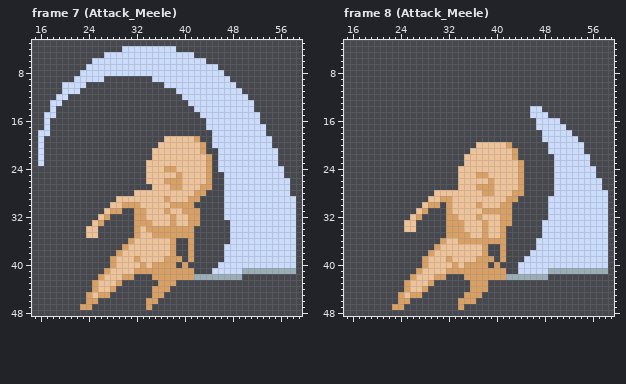
Pixel-art file: RawResource/projectRoom/base_female.aseprite. The picture above was drawn from the file before the commit.
64x64 pixels, 10 frames. Shown: frame 7 (Attack_Meele): x 15..59, y 3..48; frame 8 (Attack_Meele): x 15..59, y 3..48. The commit also changed other frames, which this record leaves out.
And afterwards:
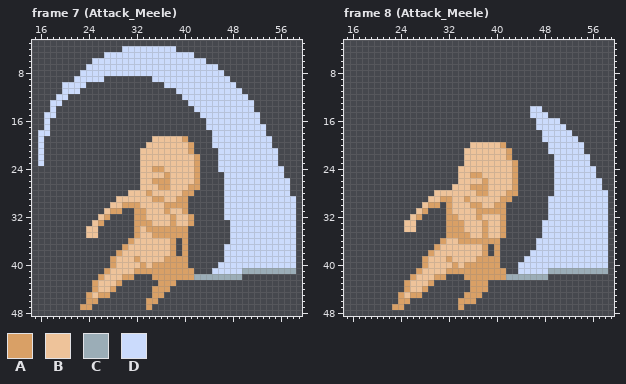
Palette (. is transparent): A #d9a066  B #eec39a  C #9badb7  D #cbdbfc
What changed:
Frame 7 (Attack_Meele), layer "BaseGroup/base_nude":
y 19: x 35..36 .. -> BB; x 40..42 BBA -> A..
y 20: x 34..35 .. -> BB; x 41..43 BBA -> A..
y 21: x 33..34 .. -> BB; x 41..43 BBA -> A..
y 22: x 33..34 .. -> BB; x 42..44 BBA -> A..
y 23: x 33 . -> B; x 42..44 BBA -> A..
y 24: x 33 . -> B; x 35..38 BBAA -> AABB; x 42..44 BBA -> A..
y 25: x 33 . -> B; x 37 B -> A; x 39 A -> B; x 42..44 BBA -> A..
y 26: x 33 . -> B; x 35..36 BB -> AA; x 38..39 AA -> BB; x 42..44 BBA -> A..
y 27: x 33..34 .. -> BB; x 36..39 BBAA -> AABB; x 41..44 BBAA -> AA..
y 28: x 31 . -> B; x 34 B -> A; x 40..43 BBAA -> AA..
y 29: x 35..37 BBA -> AAB; x 39..42 BBAA -> AA..
y 30: x 37 B -> A; x 41 A -> .
y 31: x 41..42 AA -> ..
y 32..33: x 42 A -> .
y 34..35: x 41 A -> .
y 36..39: x 40..41 .A -> A.
y 40: x 39 . -> A
Frame 8 (Attack_Meele), layer "BaseGroup/base_nude":
y 20: x 36 . -> B; x 41..42 BA -> A.
y 21: x 35 . -> B; x 42..43 BA -> A.
y 22: x 42..43 BA -> A.
y 23..24: x 43..44 BA -> A.
y 25: x 36 B -> A; x 38 A -> B; x 43..44 BA -> A.
y 26: x 38..39 BA -> AB; x 43..44 BA -> A.
y 27: x 33 . -> B; x 36 B -> A; x 39 A -> B; x 43..44 BA -> A.
y 28: x 37 B -> A; x 39 A -> B; x 42 B -> A; x 44 A -> .
y 29: x 35 B -> A; x 41 B -> A; x 43 A -> .
y 30: x 36 B -> A; x 40 B -> A; x 42 A -> .
y 31: x 37 B -> A; x 42 A -> .
y 32..33: x 42 A -> .
y 36: x 41 A -> .
y 37..39: x 40..41 .A -> A.
y 40: x 39 . -> A
Changed places in both pictures, as pixel boxes (x1, y1, x2, y2):
changed: (128, 136, 212, 268)
changed: (452, 142, 524, 268)
